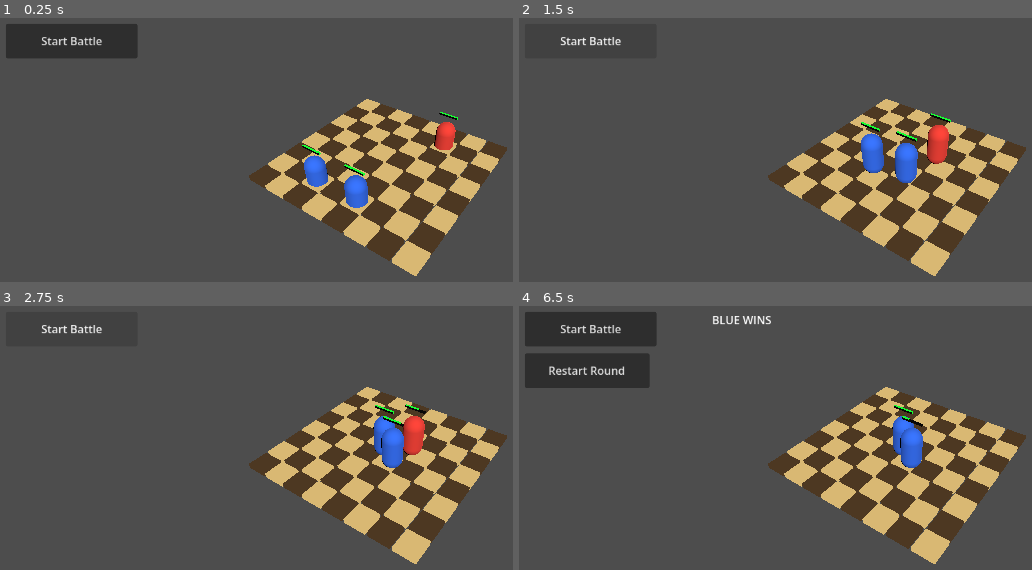
Above: before the commit, frames 1-4 (two rows, left to right).
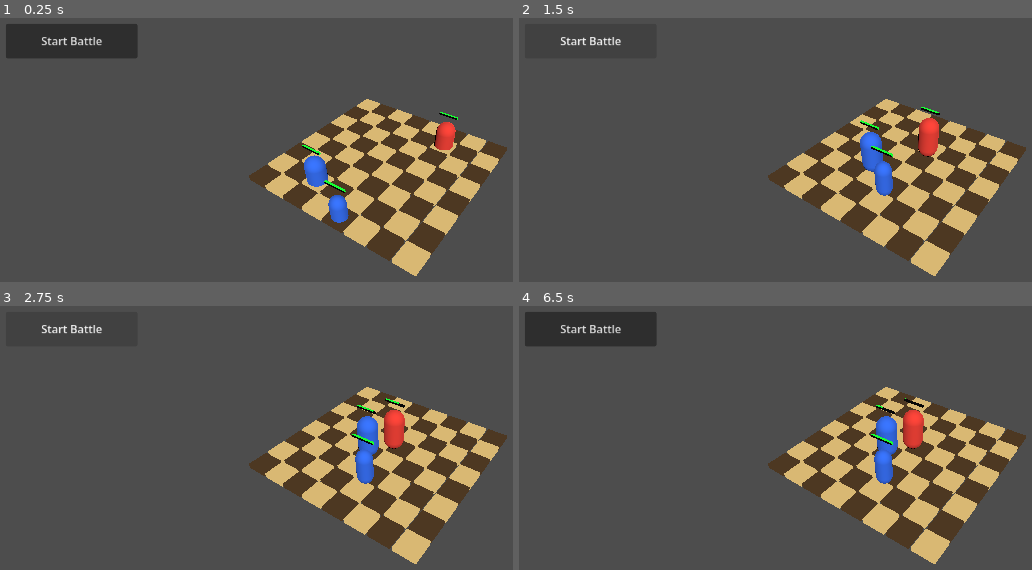
Above: after the commit, the same moments.

Repository: janmgryka-bit/warmarket
Game: Godot game, scene res://scenes/Main.tscn
The game is run twice, just before and just after one commit, with the same random seed, the same clock (stepped at 60 frames per second) and the same inputs.
Inputs (mouse positions are in pixels of both pictures, inside the frame that each line leads up to):
- Up to frame 1 (0.25 s): no input
- Up to frame 2 (1.5 s): click "Start Battle" at 0.5 s; click "Start Battle" at 1.25 s
- Up to frame 3 (2.75 s): click "Start Battle" at 2 s
- Up to frame 4 (6.5 s): tap Enter at 2.75, 4.25, 5.75 s; move the mouse to (outside the picture) at 2.77 s; click (outside the picture) at 2.92 s; tap Space at 3.5, 5 s; move the mouse to (744, 538) at 3.52 s; click (744, 538) at 3.67 s; move the mouse to (985, 416) at 4.27 s; click (985, 416) at 4.42 s; move the mouse to (outside the picture) at 5.02 s; click (outside the picture) at 5.17 s; move the mouse to (outside the picture) at 5.77 s; click (outside the picture) at 5.92 s

The runs differ from the first frame. In frame 1, 0.9% of the frame differs, in the area x 63-72%, y 55-78%; in frame 2, 2.0%; in frame 3, 2.5%; in frame 4, 5.2%, in the area x 1-79%, y 3-68%.

Commit message:
Add roman archer ranged unit

Diff:
--- a/godot_project/war-market/scripts/game.gd
+++ b/godot_project/war-market/scripts/game.gd
@@ -38,7 +38,7 @@
 
 func spawn_test_units() -> void:
 	spawn_unit_by_id("roman_legionary", 0, Vector2i(2, 6))
-	spawn_unit_by_id("roman_legionary", 0, Vector2i(4, 6))
+	spawn_unit_by_id("roman_archer", 0, Vector2i(4, 7))
 	spawn_unit_by_id("viking_berserker", 1, Vector2i(5, 1))
 
 func spawn_unit_by_id(unit_id: String, team_id: int, grid_pos: Vector2i) -> CharacterBody3D:
--- a/godot_project/war-market/scripts/unit.gd
+++ b/godot_project/war-market/scripts/unit.gd
@@ -30,6 +30,7 @@
 	input_event.connect(_on_input_event)
 	add_to_group("units")
 	apply_team_color()
+	apply_role_shape()
 	setup_health_bar()
 	update_health_bar()
 	print(unit_name, " ready. HP: ", current_hp)
@@ -172,3 +173,9 @@
 
 	hp_fill.scale.x = hp_ratio
 	hp_fill.position.x = -0.5 * (1.0 - hp_ratio)
+
+func apply_role_shape() -> void:
+	if attack_range > 2.0:
+		body_mesh.scale = Vector3(0.75, 0.85, 0.75)
+	else:
+		body_mesh.scale = Vector3(1.0, 1.0, 1.0)
--- a/godot_project/war-market/scripts/unit_database.gd
+++ b/godot_project/war-market/scripts/unit_database.gd
@@ -13,6 +13,20 @@
 		"move_speed": 2.0,
 		"attack_range": 1.4
 	},
+
+		"roman_archer": {
+		"name": "Rzymski Łucznik",
+		"faction": "Romans",
+		"role": "Ranged",
+		"tier": 1,
+		"base_price": 2,
+		"max_hp": 80,
+		"damage": 9,
+		"attack_cooldown": 1.2,
+		"move_speed": 2.0,
+		"attack_range": 4.0
+	},
+
 	"viking_berserker": {
 		"name": "Berserker",
 		"faction": "Vikings",
